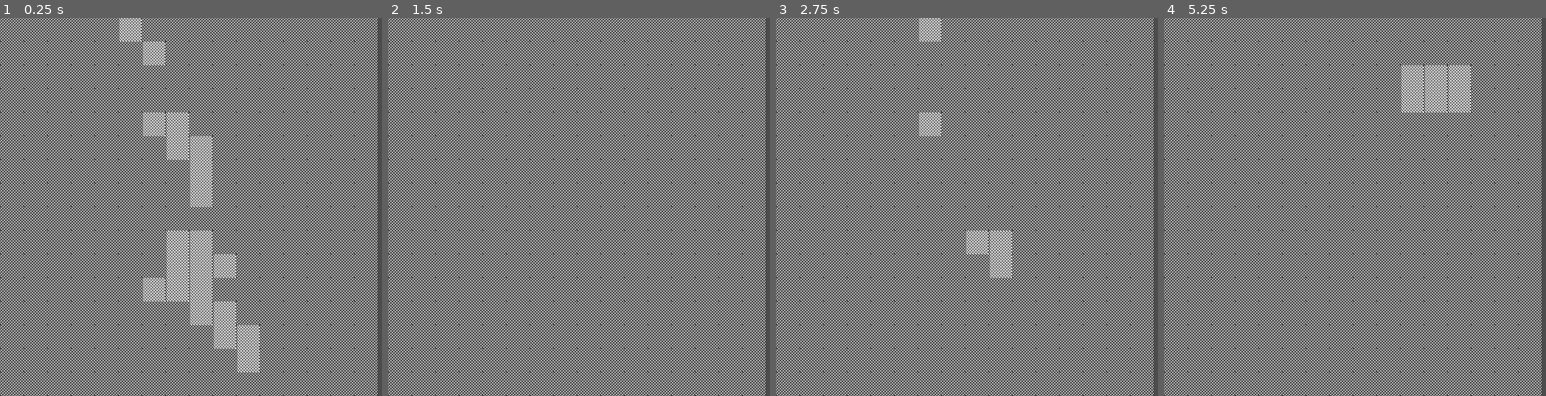
Above: before the commit, frames 1-4 (left to right).
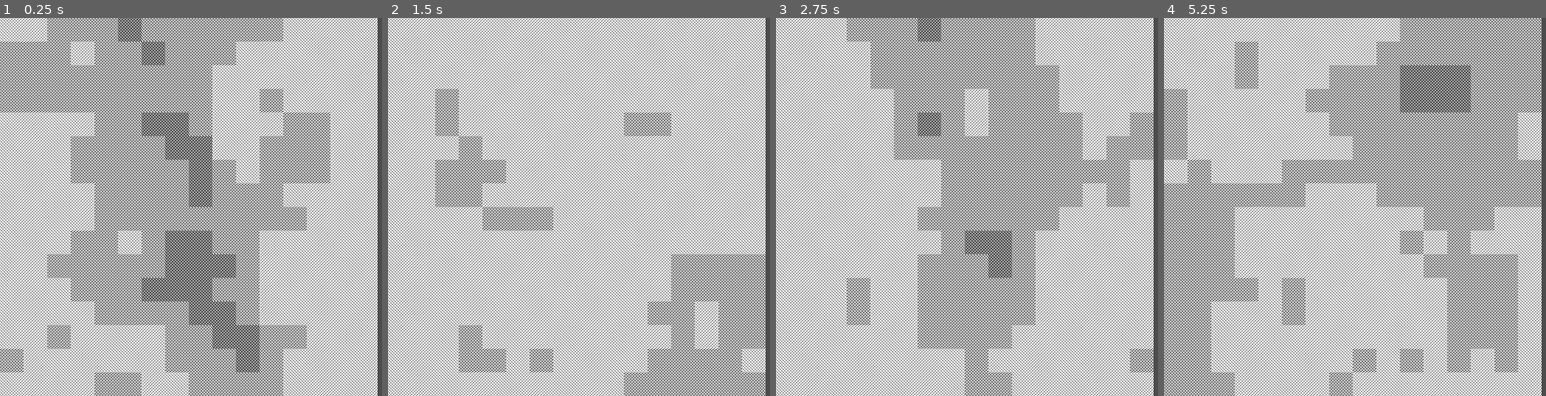
Above: after the commit, the same moments.

Repository: scarf005/orca-class
Game: Godot game, scene res://scene/World.tscn
The game is run twice, just before and just after one commit, with the same random seed, the same clock (stepped at 60 frames per second) and the same inputs.
Inputs:
- Up to frame 1 (0.25 s): no input
- Up to frame 2 (1.5 s): tap Enter at 0.5 s; tap R at 0.6, 1.35 s; tap Space at 1.25 s
- Up to frame 3 (2.75 s): tap Enter at 2 s; tap R at 2.1 s
- Up to frame 4 (5.25 s): tap Space at 2.75, 4.25 s; tap R every 0.75 s from 2.85 to 5.1 s; tap Enter at 3.5 s

The runs differ from the first frame. In frame 1, 62% of the frame differs, in the area x 0-99%, y 0-100%; in frame 2, 54%; in frame 3, 59%; in frame 4, 61%.

Commit message:
feat: :sparkles: noise mapgen now uses threshold

Diff:
--- a/Map.gd
+++ b/Map.gd
@@ -4,10 +4,13 @@
 
 # TODO: JSON support
 const TILES := {
-	"crater": {"w": 20, "p": Vector2(1, 2)},
-	"floor": {"w": 50, "p": Vector2(0, 11)},
-	"dune": {"w": 30, "p": Vector2(1, 11)},
+	"peak": {"t": 70, "p": Vector2(0, 11)},
+	"dune": {"t": 55, "p": Vector2(1, 11)},
+	"plain": {"t": 0, "p": Vector2(2, 11)}
 }
+# "peak": {"t": 70, "p": Vector2(14, 1)},
+# "dune": {"t": 50, "p": Vector2(7, 15)},
+# "plain": {"t": 0, "p": Vector2(15, 5)},
 
 export (int, 1, 128) var _period = 20
 export (int, 1, 10) var _octaves = 4
@@ -17,17 +20,11 @@
 onready var tilemap := $TileMap
 
 
-func _weighted_noise_tile(tiledict, r: float):
-	var weight_total := 0
+func _weighted_noise_tile(tiledict, noise: float):
+	var r := (noise * 0.5 + 0.5) * 100 as int
+
 	for v in tiledict.values():
-		weight_total += v['w']
-	r *= weight_total as float
-
-	# var r := randi() % weight_total + 1
-	var weight := 0
-	for v in tiledict.values():
-		weight += v['w']
-		if r < weight:
+		if r > v['t']:  # threshold
 			return v['p']
 
 
@@ -44,7 +41,7 @@
 	for x in MAPSIZE.x:
 		gamemap.append([])
 		for y in MAPSIZE.y:
-			r = noise.get_noise_2d(x, y) * 0.5 + 0.5
+			r = noise.get_noise_2d(x, y)
 			# gamemap[x].append(int(r * 100))
 			gamemap[x].append(_weighted_noise_tile(TILES, r))
 			tilemap.set_cell_simple2(x, y, gamemap[x][y])
Binary file changed: assets/32x32.png
